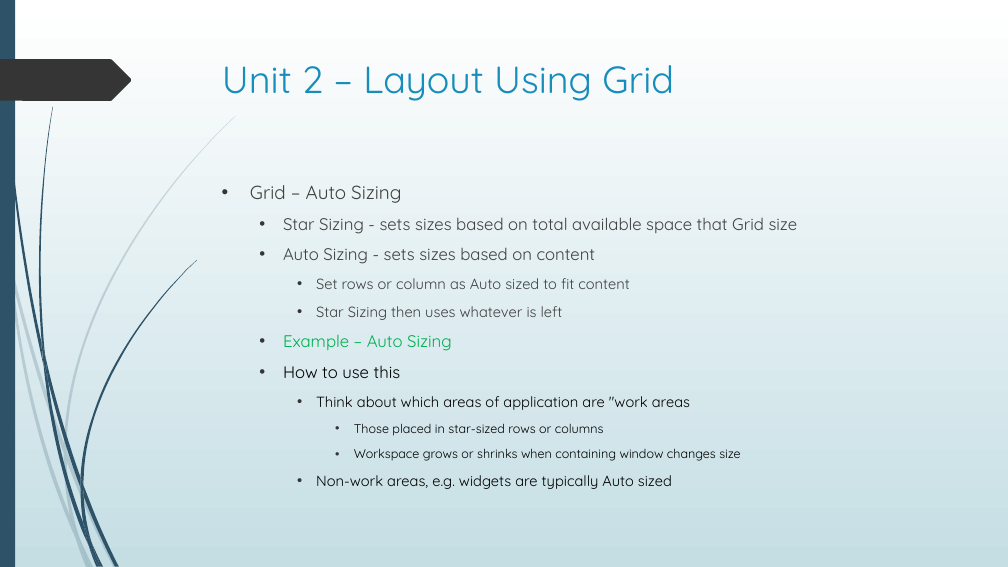
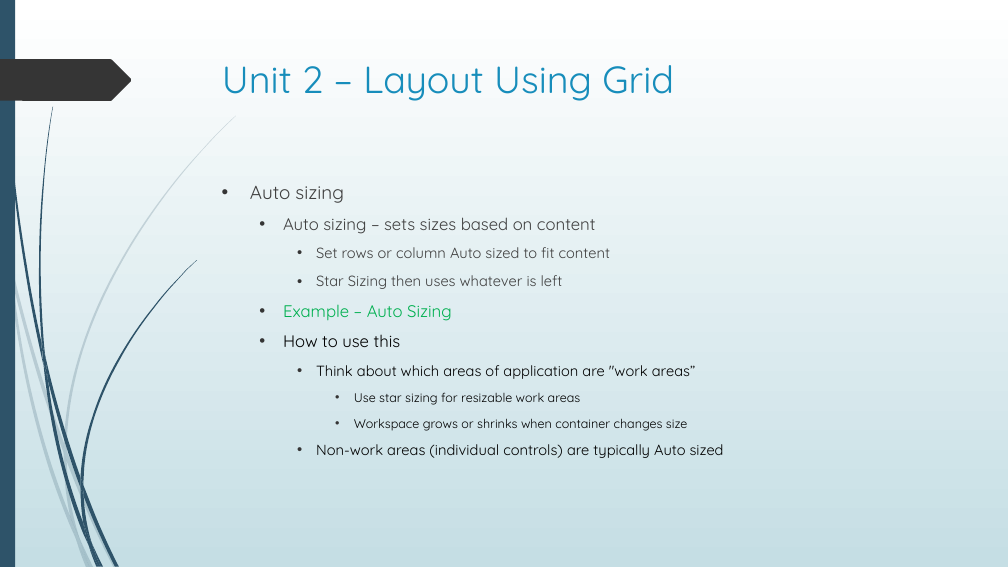
Before and after one commit to seanpsexton/wpf-workshop-solutions, a slide deck: slide 13 of WPF-Workshop-Sexton-Oct2023.pptx. Drawn at 1008x567 pixels with LibreOffice and Linux fonts; fonts in the diff are those of the drawing. Boxes give left, top, right and bottom in pixels: in the first picture for what was removed or moved away, otherwise in the second. Text is boxed around its words. In the diff, an @@ line names an element or a change of style, - is before the commit and + after.

Commit message:
Edit PPT for wording

```diff
--- a/WPF-Workshop-Sexton-Oct2023.pptx
+++ b/WPF-Workshop-Sexton-Oct2023.pptx
@@ text at <box>250,186,610,258</box>: text changed; size 16 to 14 pt @@
-• Grid – Auto Sizing
-  • Star Sizing - sets sizes based on total available space that Grid size
-  • Auto Sizing - sets sizes based on content
-    • Set rows or column as Auto sized to fit content
+• Auto sizing
+  • Auto sizing – sets sizes based on content
+    • Set rows or column Auto sized to fit content
@@ text at <box>316,365,724,458</box>: text changed @@
-    • Think about which areas of application are "work areas
-      • Those placed in star-sized rows or columns
-      • Workspace grows or shrinks when containing window changes size
-    • Non-work areas, e.g. widgets are typically Auto sized
+    • Think about which areas of application are "work areas”
+      • Use star sizing for resizable work areas
+      • Workspace grows or shrinks when container changes size
+    • Non-work areas (individual controls) are typically Auto sized
```
Also in this commit, not shown: 50 other slides changed.
